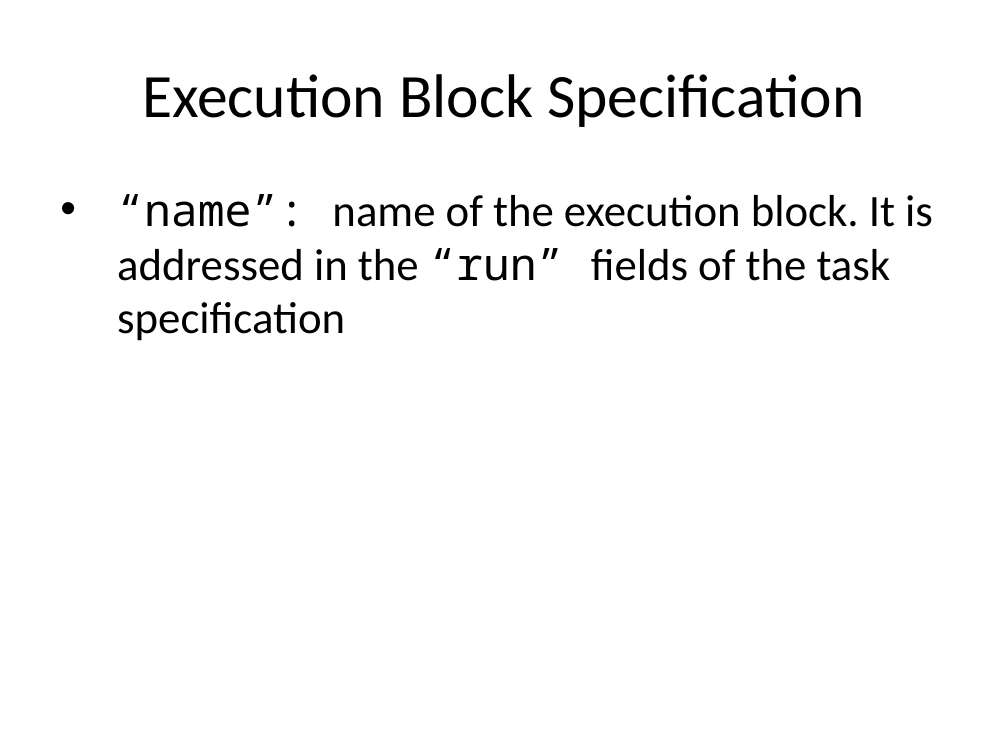
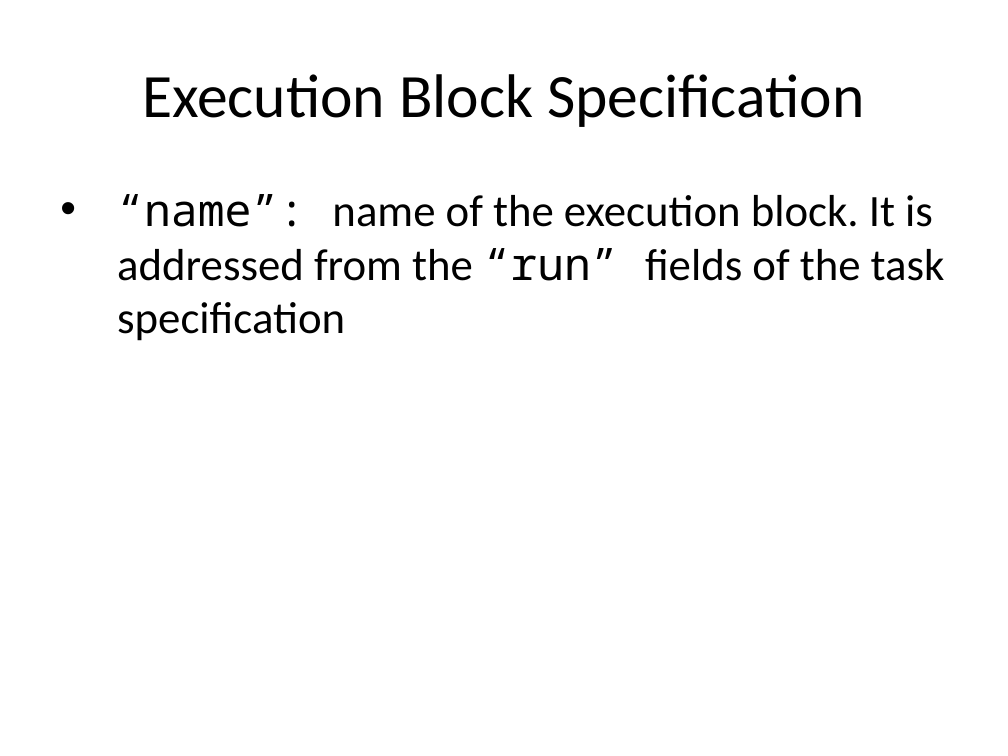
Before and after one commit to timurkelin/simschd, a slide deck: slide 24 of doc/simschd.pptx. Drawn at 1008x756 pixels with LibreOffice and Linux fonts; fonts in the diff are those of the drawing; background and template pictures are left out. Boxes give left, top, right and bottom in pixels: in the first picture for what was removed or moved away, otherwise in the second. Text is boxed around its words. In the diff, an @@ line names an element or a change of style, - is before the commit and + after.

```diff
--- a/doc/simschd.pptx
+++ b/doc/simschd.pptx
@@ text at (117, 194, 945, 341): text changed @@
-• “name”: name of the execution block. It is addressed in the “run” fields of the task specification
+• “name”: name of the execution block. It is addressed from the “run” fields of the task specification
```
Also in this commit, not shown: 3 other slides changed, 1 other file.
